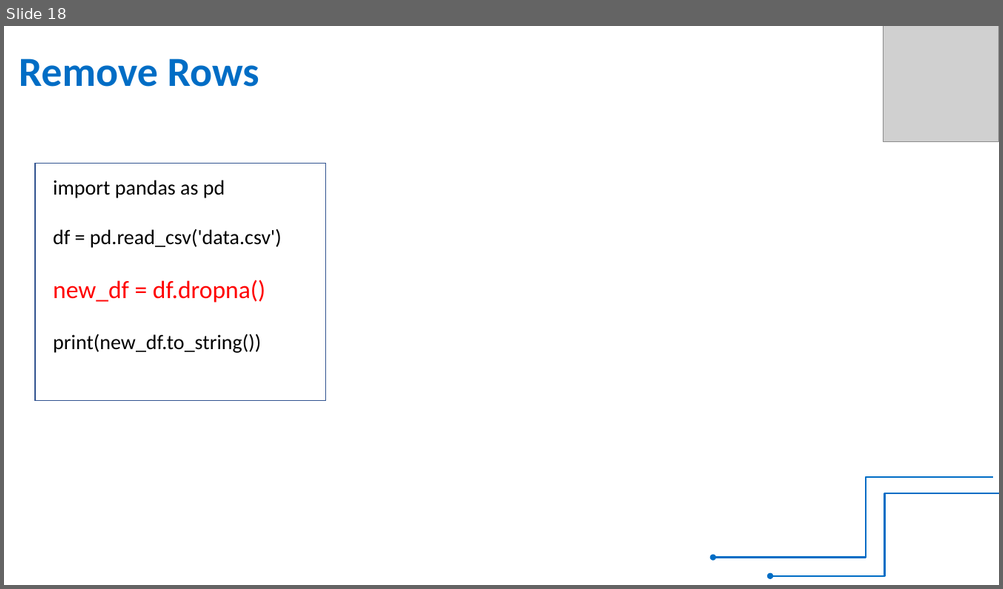
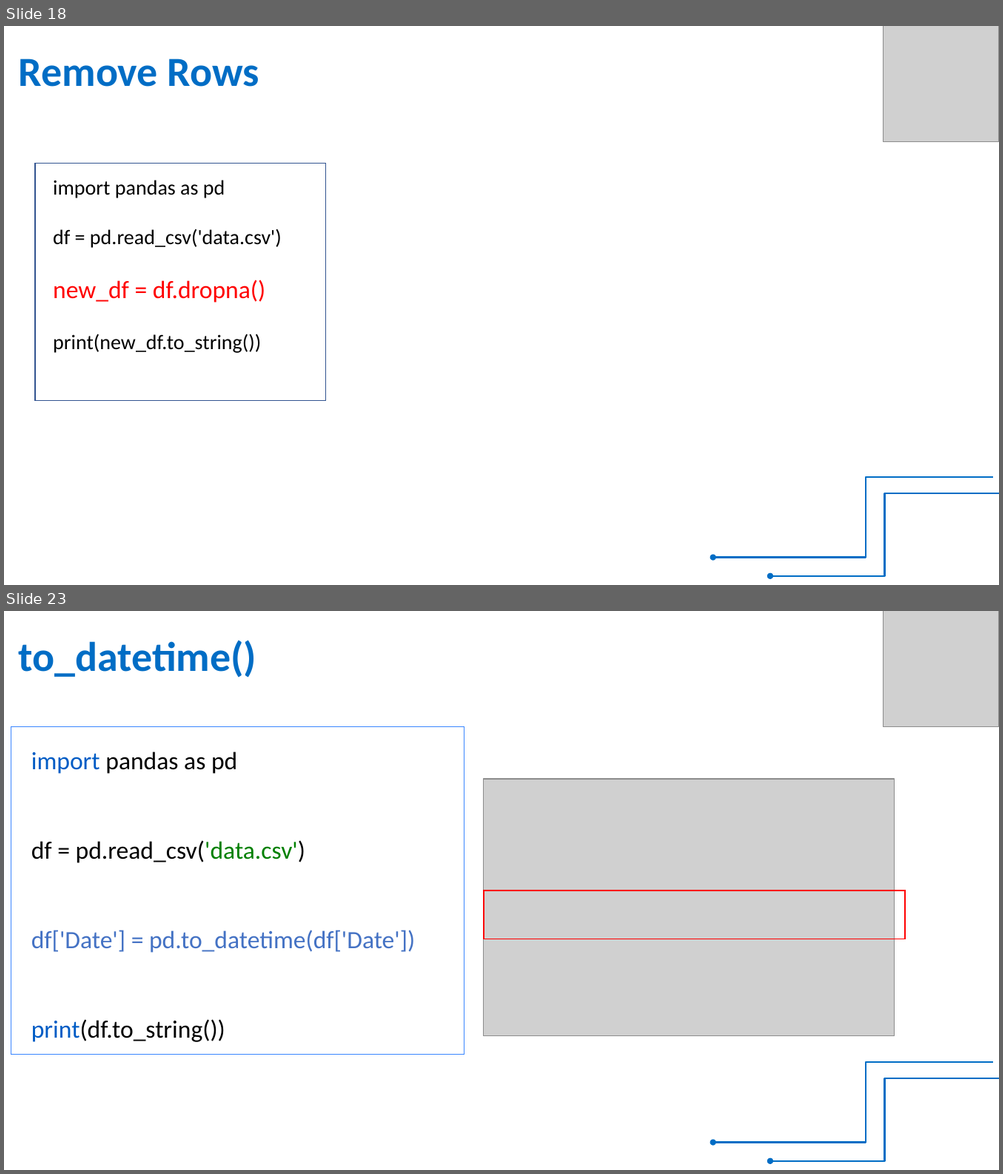
Before and after one commit to RIGTraining/PythonClass, a slide deck: pandas.pptx. Shown one above the other, each under a label of ours: slide 18 before the commit, slides 18 and 23 after it; the slides between them are not shown. The pictures are 1003x589 and 1003x1174 pixels, drawn with LibreOffice and Linux fonts; fonts in the diff are those of the drawing; grey boxes stand for pictures. Boxes give left, top, right and bottom in pixels: in the first picture for what was removed or moved away, otherwise in the second. Text is boxed around its words. In the diff, an @@ line names an element or a change of style, - is before the commit and + after.

Commit message:
pandas
pandas

```diff
--- a/pandas.pptx
+++ b/pandas.pptx
@@ slide 23 added at <box>4,611,999,1170</box>, background #FFFFFF @@
@@ picture added at <box>883,611,999,726</box> @@
@@ text added at <box>19,640,257,678</box>, 40 pt, text #006DC5, bold @@
+to_datetime()
@@ rectangle added at <box>11,726,464,1055</box>, outline #3A86FF 1 pt @@
@@ text added at <box>31,752,415,1042</box>, 24 pt, text #000000 @@
+import pandas as pd
+df = pd.read_csv('data.csv')
+df['Date'] = pd.to_datetime(df['Date'])
+print(df.to_string())
@@ picture added at <box>484,779,894,1037</box> @@
@@ rectangle added at <box>484,891,905,940</box>, outline #FF0000 1 pt @@
@@ elbow arrow added from (993, 1062) to (713, 1143), #006DC5 1.5 pt @@
@@ elbow arrow added from (999, 1079) to (770, 1162), #006DC5 1.5 pt @@
```
Also in this commit, not shown: 1 slide changed, 4 other slides added, 1 other file.
